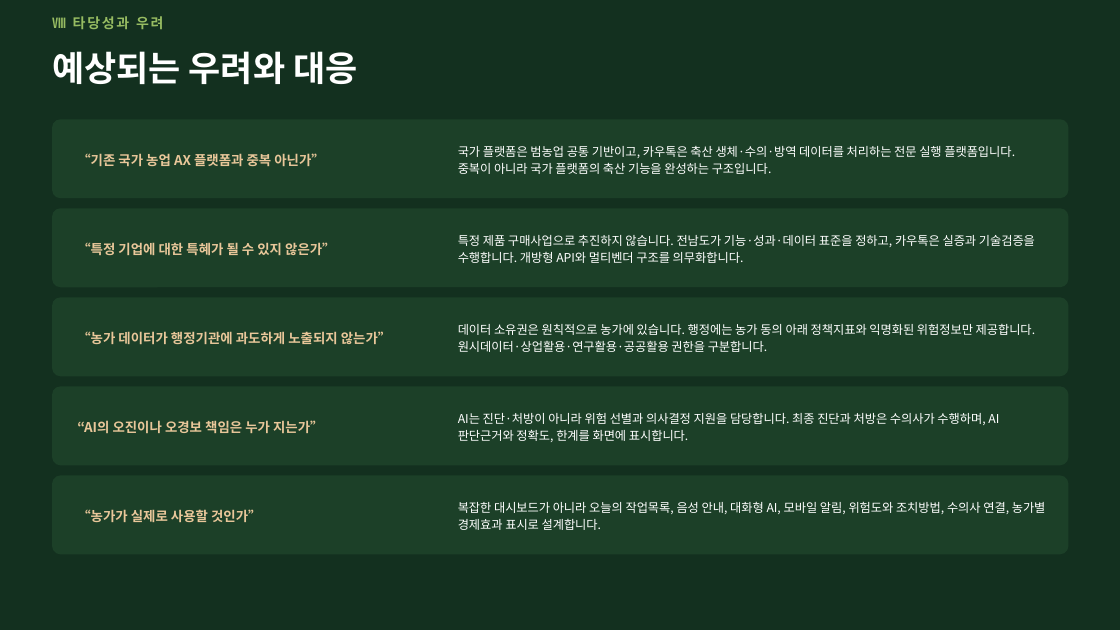
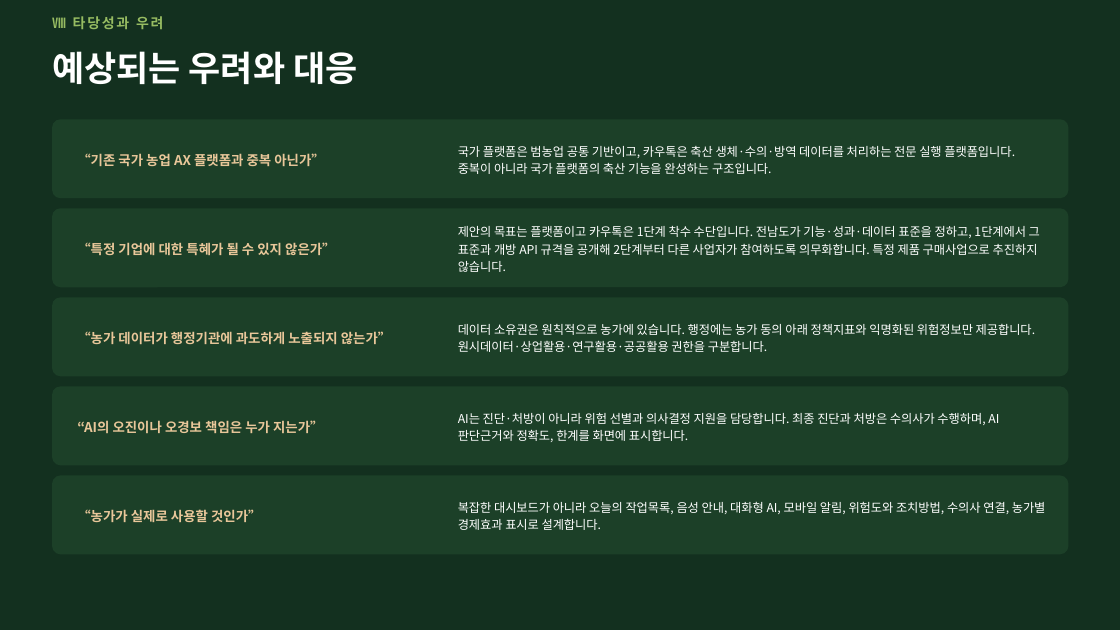
Before and after one commit to hhj3150/Dr-Ha--agent, a slide deck: slide 47 of deliverables/2026-08-03-jeonnam-province/전남축산AX플랫폼_정책제안.pptx (slide 45 before the commit). Drawn at 1120x630 pixels with LibreOffice and Linux fonts; fonts in the diff are those of the drawing. Boxes give left, top, right and bottom in pixels: in the first picture for what was removed or moved away, otherwise in the second. Text is boxed around its words. In the diff, an @@ line names an element or a change of style, - is before the commit and + after.

```diff
--- a/deliverables/2026-08-03-jeonnam-province/전남축산AX플랫폼_정책제안.pptx
+++ b/deliverables/2026-08-03-jeonnam-province/전남축산AX플랫폼_정책제안.pptx
@@ text at (x1=458, y1=226, x2=1040, y2=272): text changed @@
-특정 제품 구매사업으로 추진하지 않습니다. 전남도가 기능·성과·데이터 표준을 정하고, 카우톡은 실증과 기술검증을 수행합니다. 개방형 API와 멀티벤더 구조를 의무화합니다.
+제안의 목표는 플랫폼이고 카우톡은 1단계 착수 수단입니다. 전남도가 기능·성과·데이터 표준을 정하고, 1단계에서 그 표준과 개방 API 규격을 공개해 2단계부터 다른 사업자가 참여하도록 의무화합니다. 특정 제품 구매사업으로 추진하지 않습니다.
```
Also in this commit, not shown: 5 other slides changed, 2 slides added, 2 other files.
